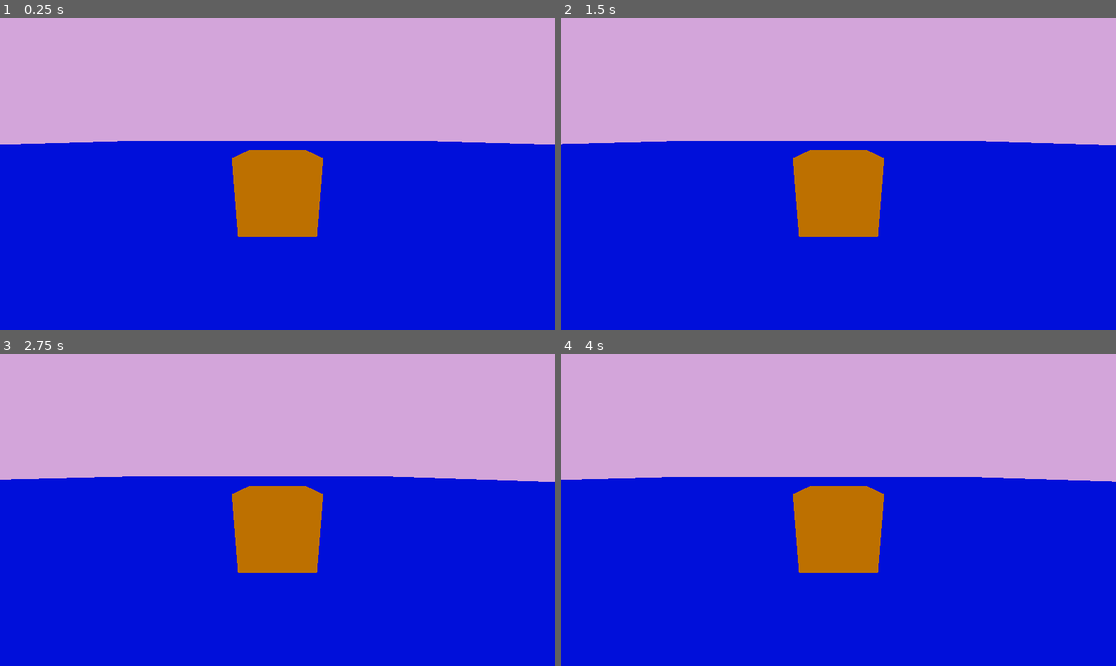
Above: before the commit, frames 1-4 (two rows, left to right).
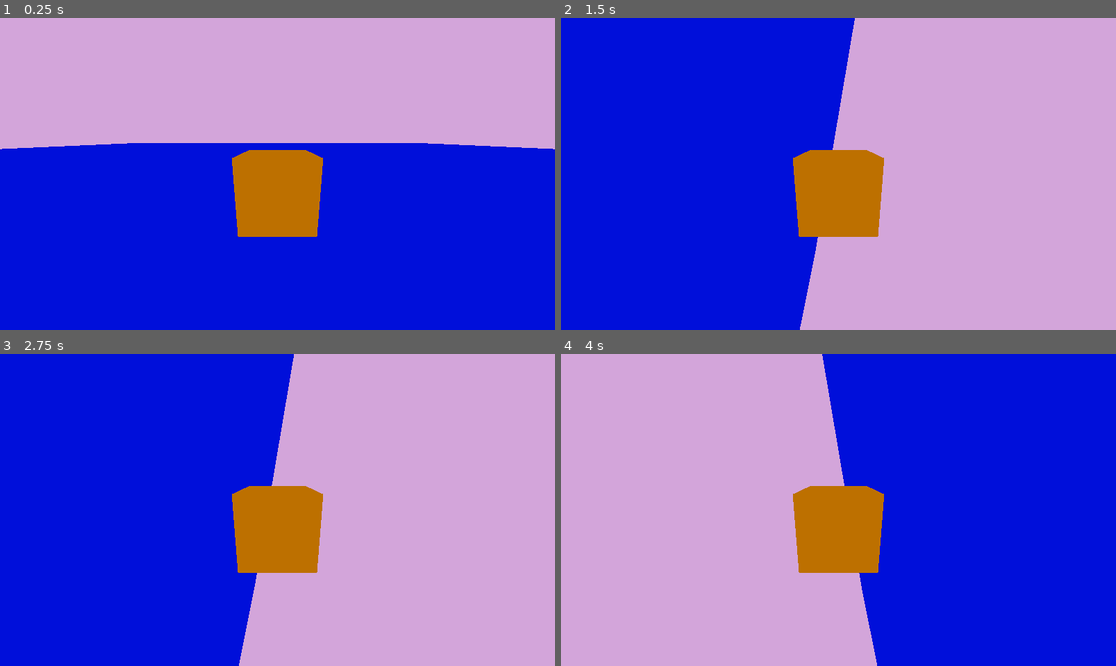
Above: after the commit, the same moments.

Repository: tajsDev/MechArena
Game: Godot game, scene res://world.tscn
Two runs of this game, one before a commit and one after it. Both use one fixed random seed, a clock stepped at 60 frames per second and the inputs below.
Inputs:
- Up to frame 1 (0.25 s): no input
- Up to frame 2 (1.5 s): tap Enter (ui_accept) at 0.5, 0.6, 0.77, 1.07, 1.35 s; hold Right (ui_right) 0.53-1.28 s; hold Down (ui_down) from 1.28 s (still down)
- Up to frame 3 (2.75 s): tap Enter (ui_accept) at 1.52, 1.82, 2, 2.1 s; release Down (ui_down) at 2.03 s; hold Right (ui_right) from 2.03 s (still down)
- Up to frame 4 (4 s): release Right (ui_right) at 2.78 s; hold Up (ui_up) 2.78-3.53 s; tap Enter (ui_accept) at 2.85, 3.02, 3.32, 3.5, 3.6, 3.77 s; hold Left (ui_left) from 3.53 s (still down)

The runs differ from the first frame. In frame 1, 0.9% of the frame differs, in the area x 0-100%, y 39-43%; in frame 2, 50%; in frame 3, 50%; in frame 4, 50%, in the area x 0-100%, y 0-100%.

Commit message:
added rotation to the spaceship

Diff:
--- a/player.gd
+++ b/player.gd
@@ -9,20 +9,22 @@
 
 
 func _physics_process(delta):
-	# Add the gravity.
-	#if not is_on_floor():
-		#velocity.y -= gravity * delta
-	# Handle jump.
-	#if Input.is_action_just_pressed("ui_accept") and is_on_floor():
-		#velocity.y = JUMP_VELOCI
-	# Get the input direction and handle the movement/deceleration.
-	# As good practice, you should replace UI actions with custom gameplay actions.
-	var input_dir = Input.get_vector("ui_left", "ui_right", "ui_up", "ui_down")
-	var direction = (transform.basis * Vector3(input_dir.x, 0, input_dir.y)).normalized()
-	if direction:
-		velocity.x = direction.x * SPEED
-		velocity.z = direction.z * SPEED
-	else:
-		velocity.x = move_toward(velocity.x, 0, SPEED)
-		velocity.z = move_toward(velocity.z, 0, SPEED)
-	move_and_slide()
+    # Add the gravity.
+    #if not is_on_floor():
+        #velocity.y -= gravity * delta
+    # Handle jump.
+    #if Input.is_action_just_pressed("ui_accept") and is_on_floor():
+        #velocity.y = JUMP_VELOCI
+    # Get the input direction and handle the movement/deceleration.
+    # As good practice, you should replace UI actions with custom gameplay actions.
+    var input_dir = Input.get_vector("ui_left", "ui_right", "ui_up", "ui_down")
+    var direction = (transform.basis * Vector3(input_dir.x, 0, input_dir.y)).normalized()
+    if direction:
+        velocity.x = direction.x * SPEED
+        velocity.z = direction.z * SPEED
+    else:
+        velocity.x = move_toward(velocity.x, 0, SPEED)
+        velocity.z = move_toward(velocity.z, 0, SPEED)
+    var rotated = Vector2(velocity.x,velocity.z).normalized()
+    rotate_z(rotated.x/4)
+    move_and_slide()
--- a/world.tscn
+++ b/world.tscn
@@ -35,7 +35,7 @@
 shape = SubResource("ConcavePolygonShape3D_lkfgs")
 
 [node name="CharacterBody3D" type="CharacterBody3D" parent="."]
-transform = Transform3D(1, 0, 0, 0, 1, 0, 0, 0, 1, 0, 0.910998, 0)
+transform = Transform3D(1, 0, 0, 0, 1, 0, 0, 0, 1, 0, 1.66904, 0)
 script = ExtResource("1_qnenm")
 
 [node name="Camera3D" type="Camera3D" parent="CharacterBody3D"]
